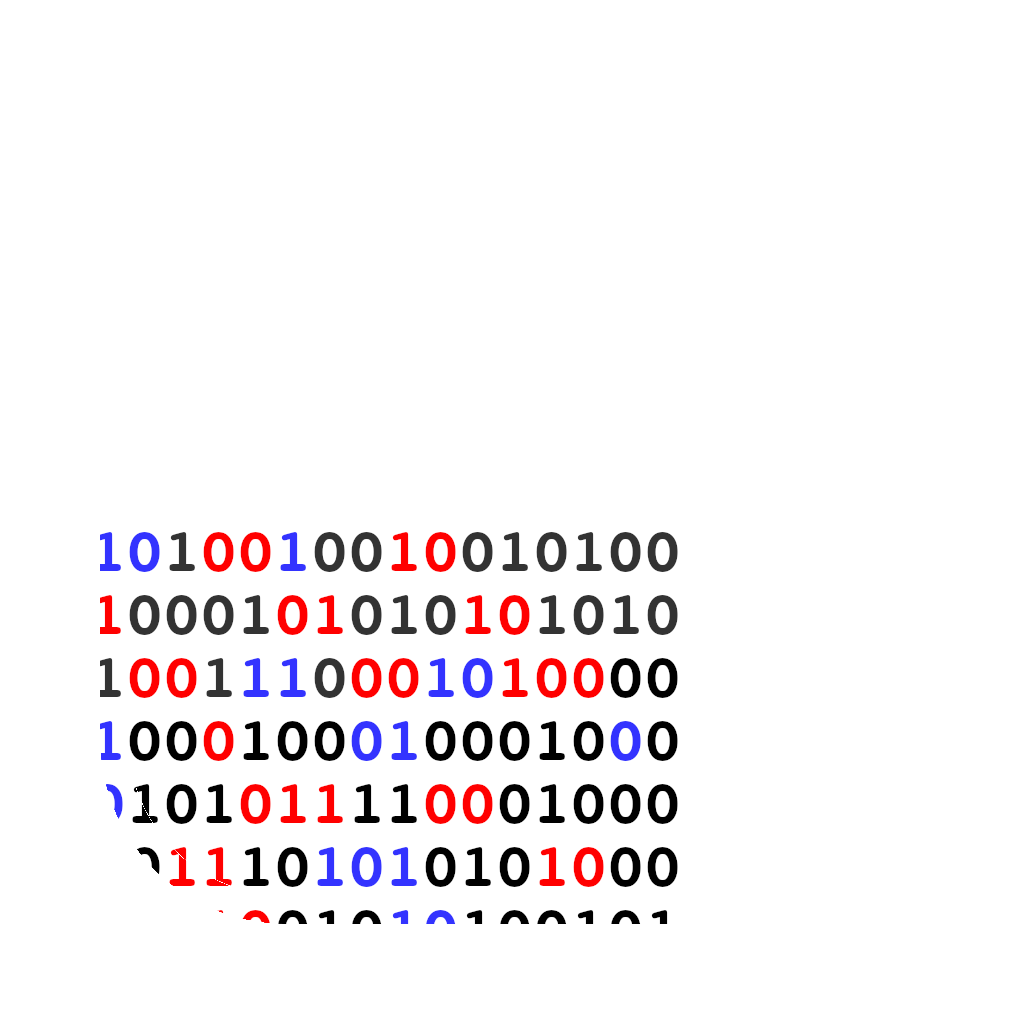
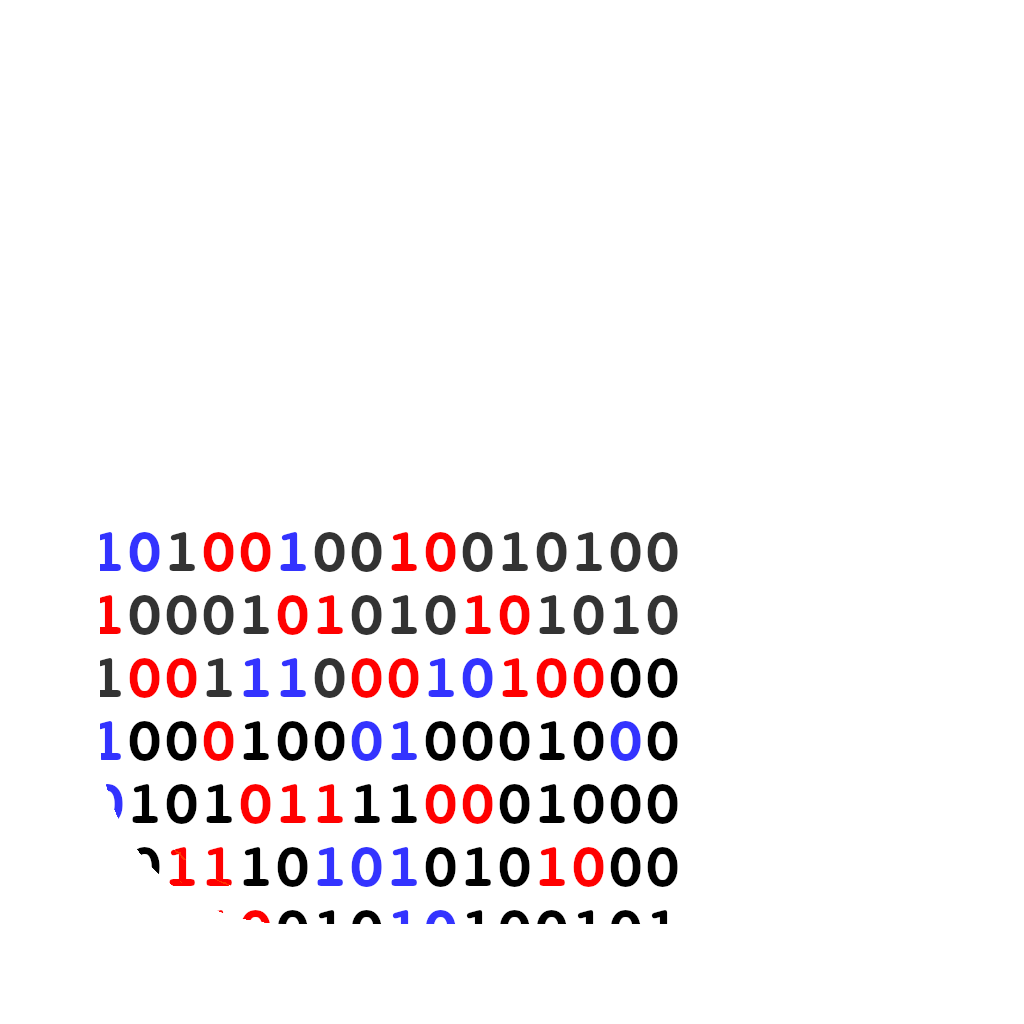
Two versions of the same layered image (1024x1024). Layer-by-layer changes:
painted on "Bkg" over [135, 786, 229, 886]
